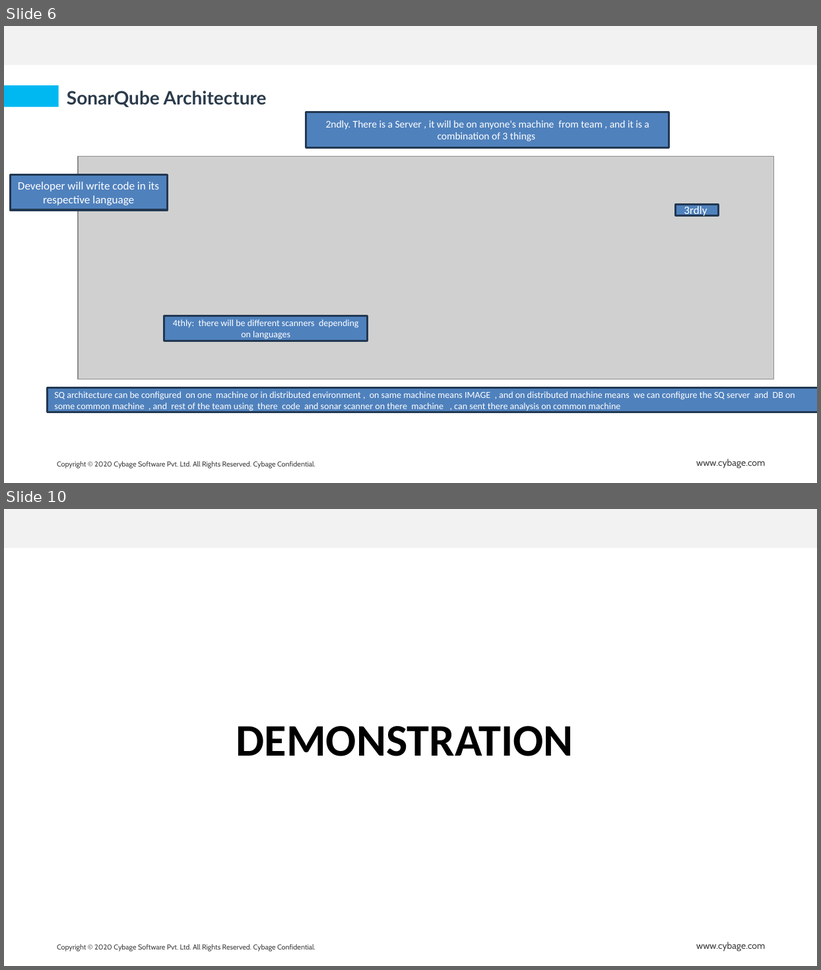
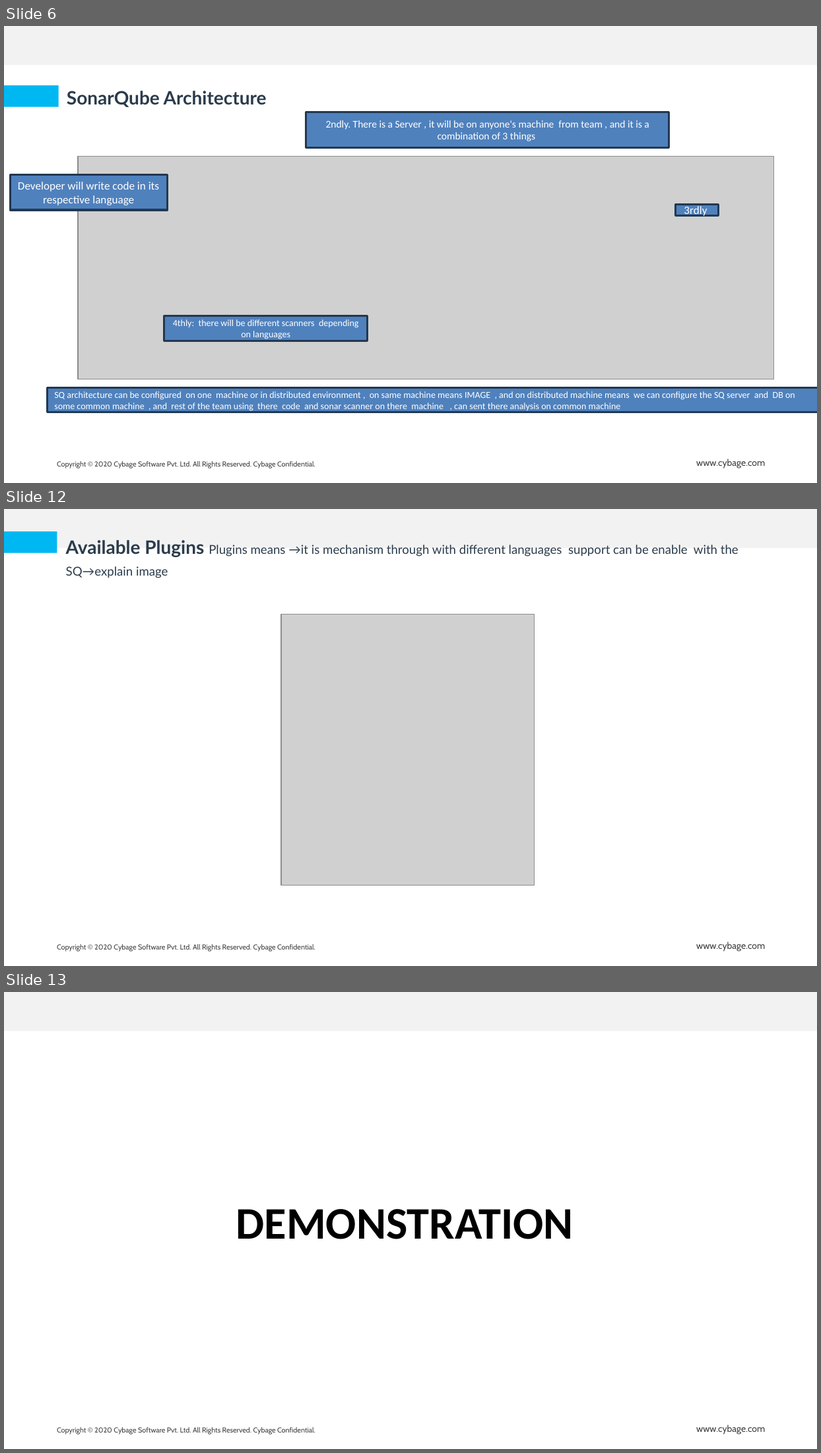
Before and after one commit to abcruturaj/Snyk_Docx, a slide deck: SonarQube.pptx. Shown one above the other, each under a label of ours: slides 6 and 10 before the commit, slides 6, 12 and 13 after it; the slides between them are not shown. The pictures are 821x970 and 821x1453 pixels, drawn with LibreOffice and Linux fonts; fonts in the diff are those of the drawing; grey boxes stand for pictures; background and template pictures are left out. Boxes give left, top, right and bottom in pixels: in the first picture for what was removed or moved away, otherwise in the second. Text is boxed around its words. In the diff, an @@ line names an element or a change of style, - is before the commit and + after.

```diff
--- a/SonarQube.pptx
+++ b/SonarQube.pptx
@@ slide 12 added at (x1=4, y1=509, x2=817, y2=966), background #FFFFFF; not listed: 3 template elements that a slide beside it also shows @@
@@ rectangle added at (x1=4, y1=531, x2=57, y2=553), fill #00B8F1 @@
@@ text added at (x1=66, y1=540, x2=739, y2=578), 12 pt, text #2B3B4B @@
+Available Plugins Plugins means →it is mechanism through with different languages support can be enable with the SQ→explain image
@@ picture added at (x1=281, y1=615, x2=534, y2=886) @@
@@ what was slide 10 is now slide 13 @@
```
Also in this commit, not shown: 7 slides changed, 5 other slides added, 1 slide removed, 2 other files.
